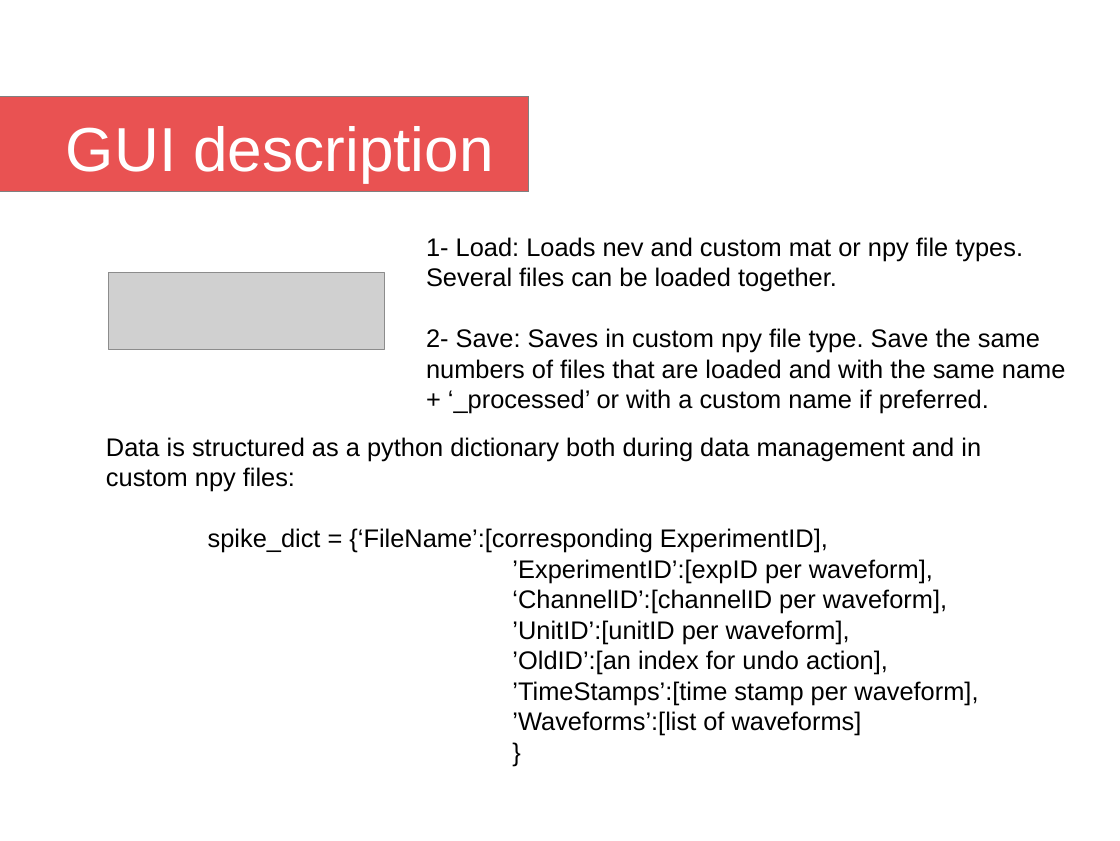
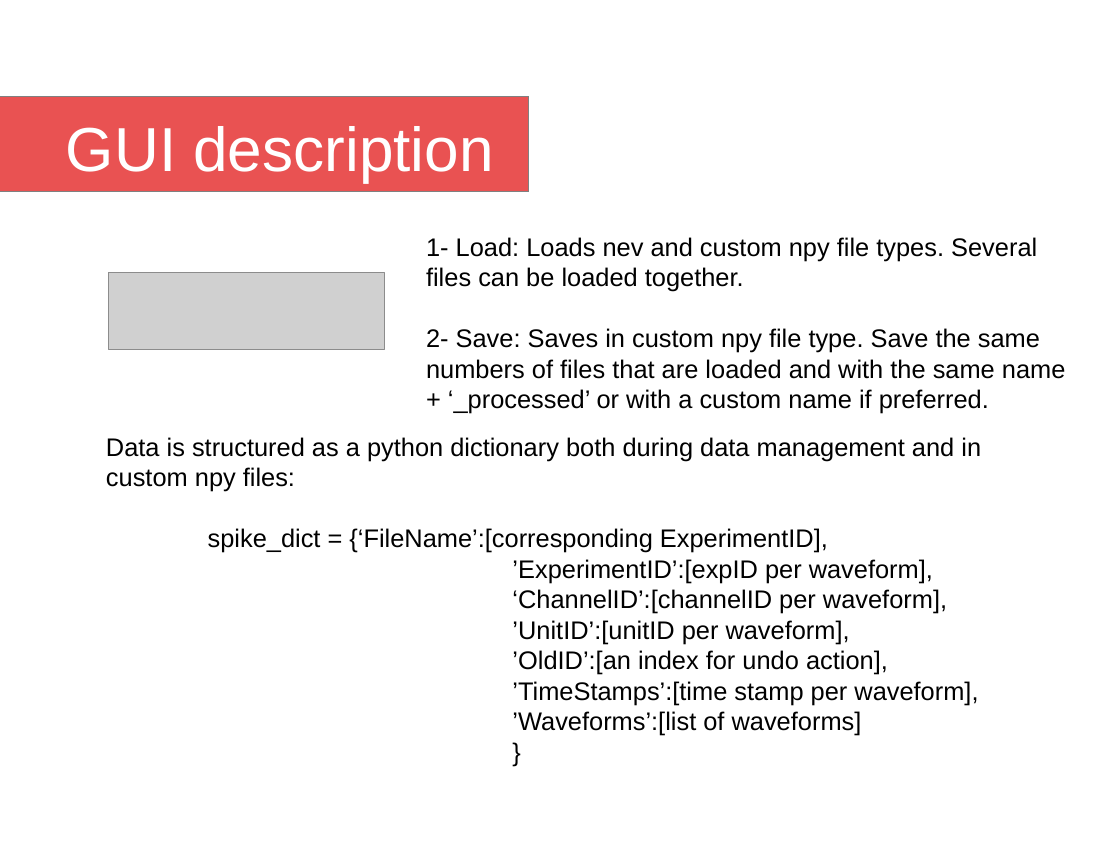
Before and after one commit to mikelval82/NeuroSorter, a slide deck: slide 5 of powerpoint.odp. Drawn at 1120x841 pixels with LibreOffice and Linux fonts; fonts in the diff are those of the drawing; grey boxes stand for pictures; background and template pictures are left out. Boxes give left, top, right and bottom in pixels: in the first picture for what was removed or moved away, otherwise in the second. Text is boxed around its words. In the diff, an @@ line names an element or a change of style, - is before the commit and + after.

Commit message:
updated readme and powerpoint

```diff
--- a/powerpoint.odp
+++ b/powerpoint.odp
@@ text at [426, 237, 1037, 292]: text changed @@
-1- Load: Loads nev and custom mat or npy file types. Several files can be loaded together.
+1- Load: Loads nev and custom npy file types. Several files can be loaded together.
```
Also in this commit, not shown: 2 other files.
